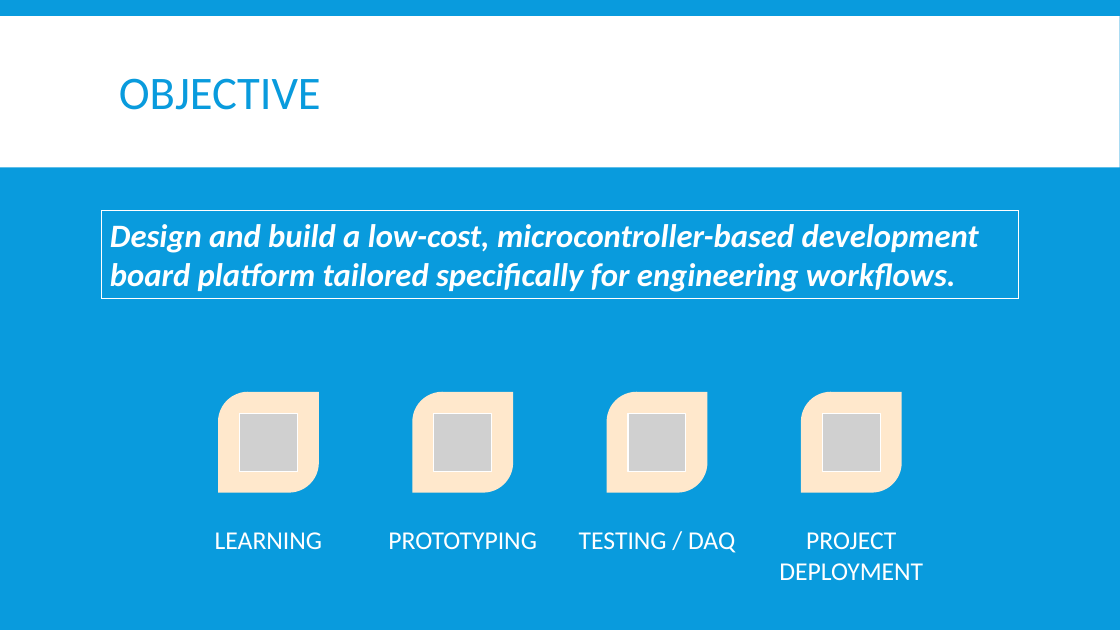
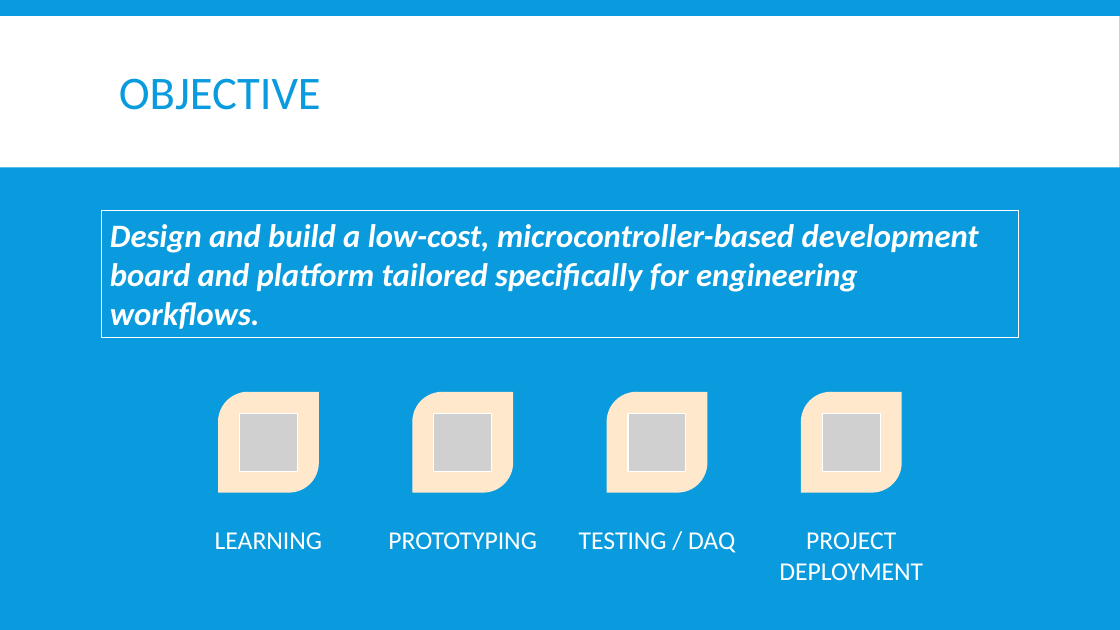
Before and after one commit to moddog1025/Unnamed-Dev-Board, a slide deck: slide 2 of Docs/dev_board_scope_presentation.pptx. Drawn at 1120x630 pixels with LibreOffice and Linux fonts; fonts in the diff are those of the drawing; grey boxes stand for pictures. Boxes give left, top, right and bottom in pixels: in the first picture for what was removed or moved away, otherwise in the second. Text is boxed around its words. In the diff, an @@ line names an element or a change of style, - is before the commit and + after.

Commit message:
Updates to PPX

```diff
--- a/Docs/dev_board_scope_presentation.pptx
+++ b/Docs/dev_board_scope_presentation.pptx
@@ rectangle "Design and build a low-cost, ...": place and size @@
-rectangle "Design and build a low-cost, ..." at [102,211,1018,298]
+rectangle "Design and build a low-cost, ..." at [102,211,1018,338]
@@ text in rectangle at [110,224,979,329]: text changed @@
-Design and build a low-cost, microcontroller-based development board platform tailored specifically for engineering workflows.
+Design and build a low-cost, microcontroller-based development board and platform tailored specifically for engineering workflows.
```
Also in this commit, not shown: 1 other slide changed.
